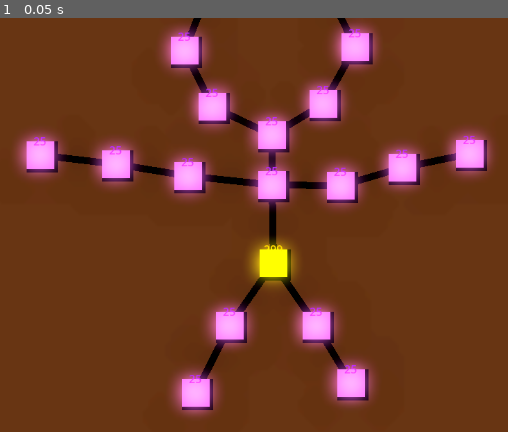
Above: before the commit, frame 1.
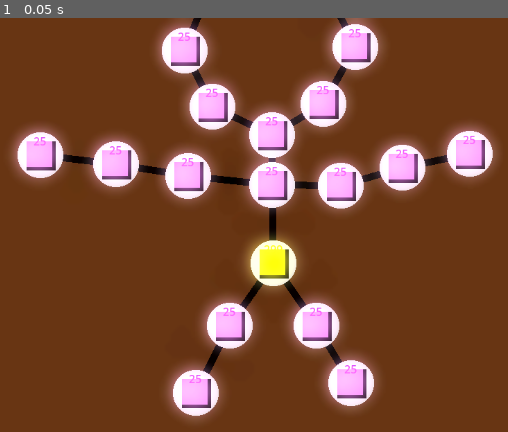
Above: after the commit, the same moment.

Repository: syshotdev/RiskyStrats
Game: Godot game, scene res://main.tscn
Two runs of this game, one before a commit and one after it. Both use one fixed random seed, a clock stepped at 60 frames per second and the inputs below.
Inputs:
- Up to frame 1 (0.05 s): no input

The runs differ from the first frame. In frame 1, 15% of the frame differs, in the area x 2-98%, y 0-97%.

Commit message:
In process of adding white selection circle to show selection

Diff:
--- a/Objects/GameNode/Select.gd
+++ b/Objects/GameNode/Select.gd
@@ -1,13 +1,14 @@
 extends Area2D
 
 signal selectionChanged(selected : bool)
-signal onHovered()
+signal onHovered(hovered : bool)
 
-var isSelected := false
-var hovered := false
+var isSelected := false : set = setSelected
+var isHovered := false : set = setHovered
 
 func setHovered(hovered : bool):
-	hovered = false
+	isHovered = hovered
+	onHovered.emit(isHovered)
 
 
 func setSelected(selected : bool):
--- a/Objects/GameNode/gameNode.gd
+++ b/Objects/GameNode/gameNode.gd
@@ -7,6 +7,7 @@
 
 
 @export var currentColor : GameColors.colors
+@export var whiteCircle : ShapeVisualizer
 
 var neigbors : Array[GameNode] = []
 var neigborRoads : Dictionary = {} # Key node, value road
@@ -145,7 +146,7 @@
 # When selection updated, turn on white circle to show selection
 func onSelected(selected):
 	# While circle script here
-	pass
+	whiteCircle.visible = selected
 
 
 func changeCurrentColorToBiggestColor(colorUnits):
--- a/Objects/GameNode/node.tscn
+++ b/Objects/GameNode/node.tscn
@@ -1,7 +1,8 @@
-[gd_scene load_steps=5 format=3 uid="uid://cjpcojig6iwdw"]
+[gd_scene load_steps=6 format=3 uid="uid://cjpcojig6iwdw"]
 
 [ext_resource type="Script" path="res://Objects/GameNode/gameNode.gd" id="1_xo6op"]
 [ext_resource type="Script" path="res://Objects/GameNode/changeColor.gd" id="2_385qc"]
+[ext_resource type="Script" path="res://Useful scripts/shapeVisualizer.gd" id="2_vqord"]
 [ext_resource type="Script" path="res://Objects/GameNode/Select.gd" id="3_pq1u5"]
 
 [sub_resource type="RectangleShape2D" id="RectangleShape2D_kh0e4"]
@@ -9,6 +10,14 @@
 
 [node name="GameNode" type="Node2D"]
 script = ExtResource("1_xo6op")
+
+[node name="ShapeVisualizer" type="Node2D" parent="."]
+script = ExtResource("2_vqord")
+shapeToDraw = 1
+color = Color(0.776471, 0.776471, 0.776471, 1)
+canvasLayer = 1
+thickness = 3.0
+radius = 33.0
 
 [node name="Control" type="Control" parent="."]
 layout_mode = 3
@@ -29,15 +38,15 @@
 
 [node name="Shadow" type="ColorRect" parent="Control"]
 layout_mode = 0
-offset_right = 45.0
-offset_bottom = 45.0
+offset_right = 42.0
+offset_bottom = 42.0
 color = Color(0, 0, 0, 1)
 
 [node name="ColorRect" type="ColorRect" parent="Control"]
 modulate = Color(1.5, 1.5, 1.5, 1)
 layout_mode = 0
-offset_right = 40.0
-offset_bottom = 40.0
+offset_right = 37.0
+offset_bottom = 37.0
 color = Color(1, 0, 0.117647, 1)
 
 [node name="ColorBox" type="VBoxContainer" parent="Control"]
--- a/Objects/Selection stuff/hoveredNode.gd
+++ b/Objects/Selection stuff/hoveredNode.gd
@@ -11,7 +11,8 @@
 
 	if(nodesInArea.size() > 0):
 		# Get first node in array
-		return nodesInArea.keys()[0]
+		var node = nodesInArea.keys()[0]
+		return node
 
 	return null
 
--- a/Useful scripts/shapeVisualizer.gd
+++ b/Useful scripts/shapeVisualizer.gd
@@ -39,4 +39,4 @@
 func drawHollowCircle(radius : int, thickness : int, color : Color):
 	drawCircle(radius, color)
 	# Draw circle to mask out the first circle to make hollow
-	drawCircle(radius - thickness, Color(color, 0))
+	#drawCircle(radius - thickness, Color(color, 0))
